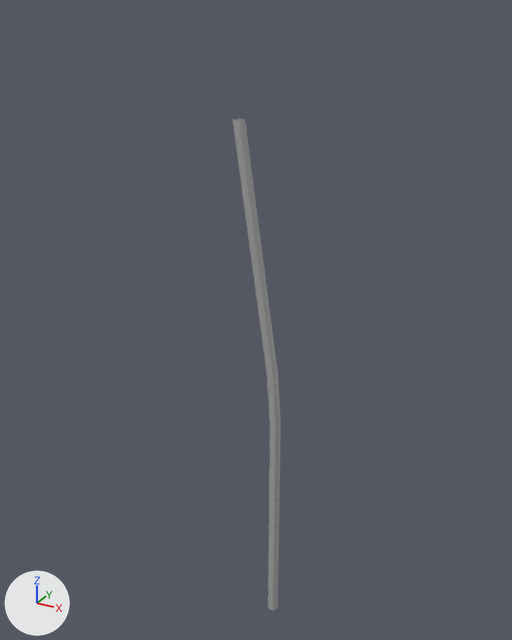
Two versions of the FBX model Assets/Art/MESHS/SM_Kit_TrainBar02.fbx, one commit apart.
The view is the same before and after, from a 50 mm camera at (1.505, -2.959, 3.391) aimed at (-0.165, 0.078, 1.872). The axes (+X, +Y, +Z) are drawn at lower left. The lights are the same throughout. The older version comes first. Where no turn or scale is listed for an object, it has been applied to the vertices.

In view in the first picture: 'SM_Kit_TrainBar02'.
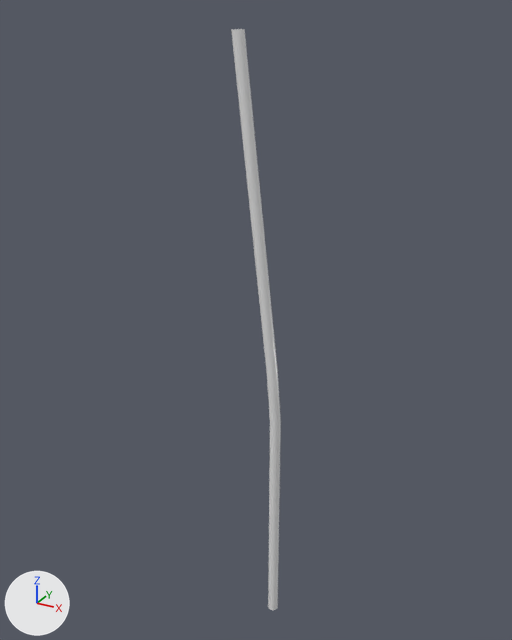
The newer file is also turned or shifted as a whole; pictures and numbers use the older file's frame.

Changed parts and their boxes (x1, y1, x2, y2) in the pictures (512 x 640 px; the box of a moved part takes in the faces that stretch with it):
'SM_Kit_TrainBar02', recoloured, reshaped (grey to white, 18% taller)
    before: (232, 119, 281, 610)
    after: (231, 29, 281, 610)
part 1 of me_mesh, moved or reshaped
    before: (232, 119, 278, 377)
    after: (231, 29, 278, 377)

The change, as a list of edits to the scene's bpy script:
```text
Add mat_m_sm_kit_train:
    mat_m_sm_kit_train = principled_material('M_SM_Kit_Train')
    mat_m_sm_kit_train.base_color = (0.8, 0.8, 0.8)  # white #e7e7e7
    mat_m_sm_kit_train.roughness = 0.2
Change me_mesh:
    used by ob_sm_kit_trainbar02; location = (0.0, 0.0, 0.0)
    remove me_mesh.from_pydata(...)  # 48 vertices, 36 faces; spans x -0.24..0.03, y -0.03..0.03, z 0.0..2.92
    remove me_mesh.materials.append(mat_standardsurface1)  # grey #aaaaaa
    add me_mesh.from_pydata(...)  # 48 vertices, 36 faces; spans x -0.24..0.03, y -0.03..0.03, z 0.0..3.31
    me_mesh part 1: all 12 vertices in x -0.24..-0.18, y -0.03..0.03, z 2.92 are moved by (0.0, 0.0, 0.39)
    add me_mesh.materials.append(mat_m_sm_kit_train)  # white #e7e7e7
```
